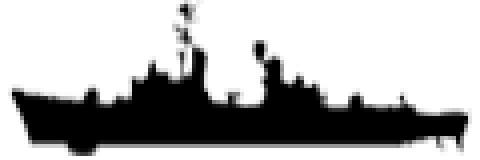
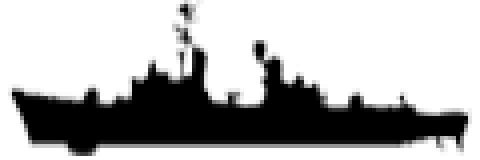
The second 480x160 image is a revision of the first. Changes to its layers:
painted on "Layer 1" over (184, 52, 192, 76)
